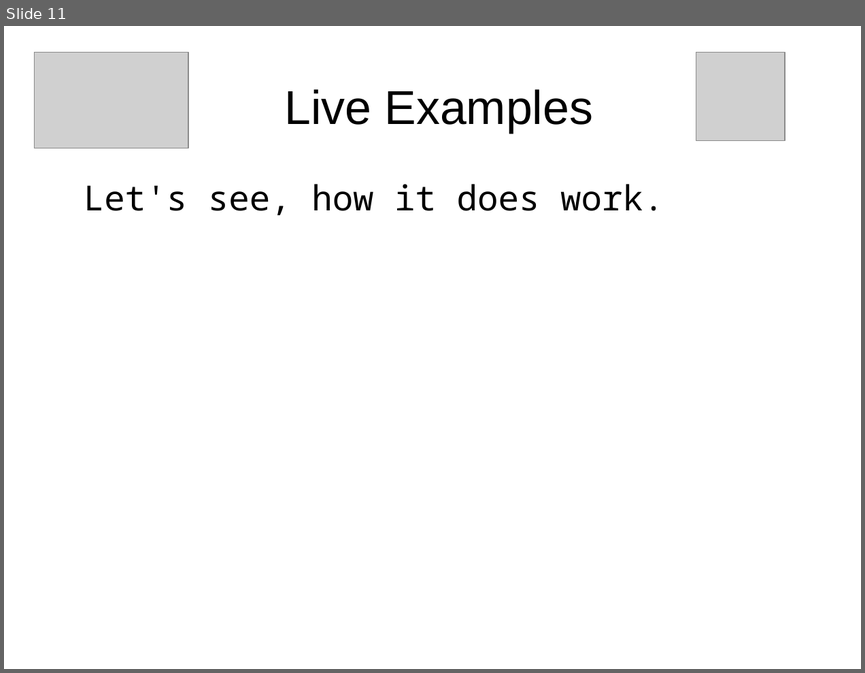
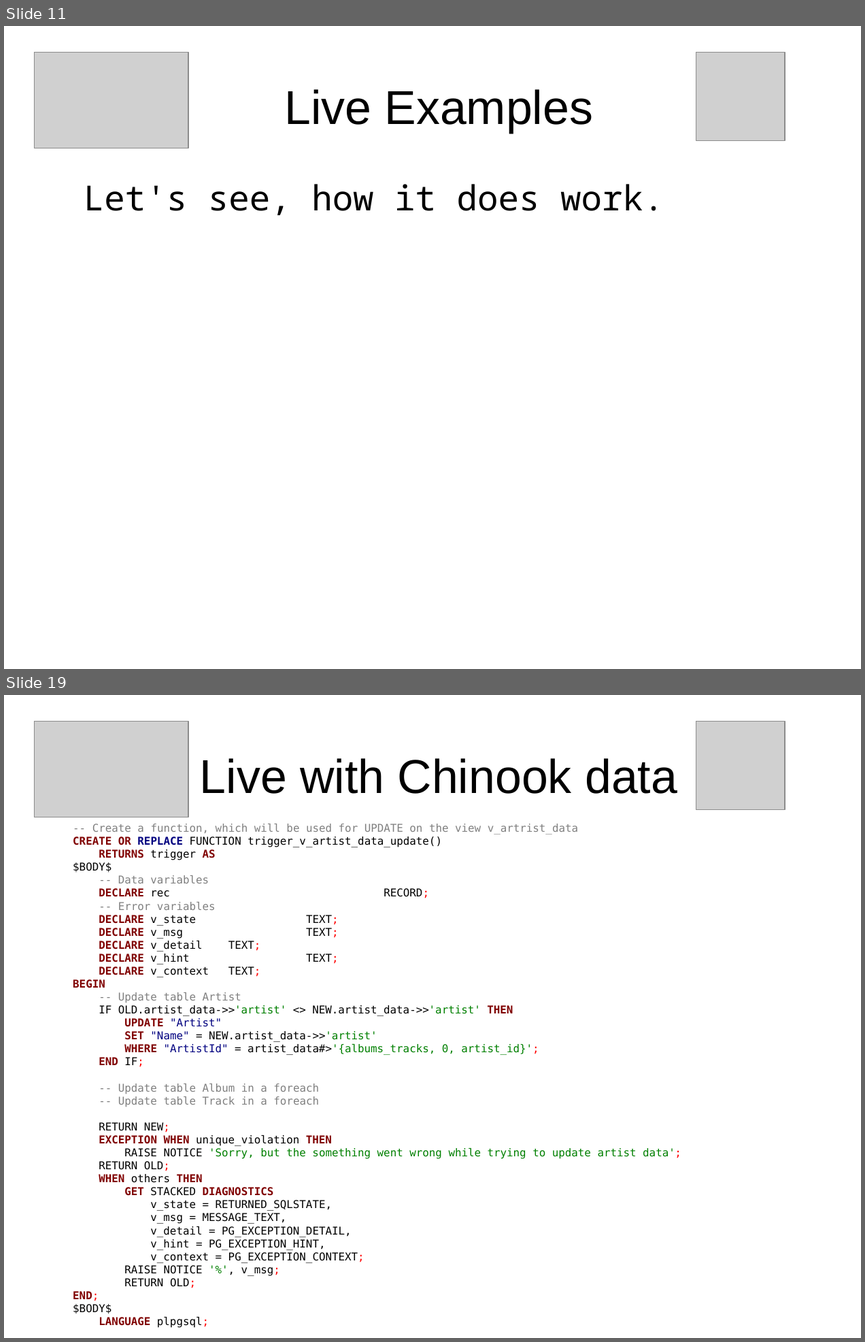
Before and after one commit to sjstoelting/talks, a slide deck: no-sql-as-not-only-sql/NoSQL-as-Not-Only-SQL.odp. Shown one above the other, each under a label of ours: slide 11 before the commit, slides 11 and 19 after it; the slides between them are not shown. The pictures are 865x673 and 865x1342 pixels, drawn with LibreOffice and Linux fonts; fonts in the diff are those of the drawing; grey boxes stand for pictures. Boxes give left, top, right and bottom in pixels: in the first picture for what was removed or moved away, otherwise in the second. Text is boxed around its words. In the diff, an @@ line names an element or a change of style, - is before the commit and + after.

```diff
--- a/no-sql-as-not-only-sql/NoSQL-as-Not-Only-SQL.odp
+++ b/no-sql-as-not-only-sql/NoSQL-as-Not-Only-SQL.odp
@@ slide 19 added at (x1=4, y1=695, x2=861, y2=1338), background #FFFFFF @@
@@ picture added at (x1=35, y1=721, x2=188, y2=817) @@
@@ picture added at (x1=696, y1=721, x2=785, y2=809) @@
@@ title added at (x1=200, y1=758, x2=677, y2=794), 44 pt, text #000000 @@
+Live with Chinook data
@@ text added at (x1=73, y1=824, x2=681, y2=1327), 10 pt, text #000000 @@
+-- Create a function, which will be used for UPDATE on the view v_artrist_data
+CREATE OR REPLACE FUNCTION trigger_v_artist_data_update()
+RETURNS trigger AS
+$BODY$
+-- Data variables
+DECLARE rec RECORD;
+-- Error variables
+DECLARE v_state TEXT;
+DECLARE v_msg TEXT;
+DECLARE v_detail TEXT;
+DECLARE v_hint TEXT;
+DECLARE v_context TEXT;
+BEGIN
+-- Update table Artist
+IF OLD.artist_data->>'artist' <> NEW.artist_data->>'artist' THEN
+UPDATE "Artist"
+SET "Name" = NEW.artist_data->>'artist'
+WHERE "ArtistId" = artist_data#>'{albums_tracks, 0, artist_id}';
+END IF;
+-- Update table Album in a foreach
+-- Update table Track in a foreach
+RETURN NEW;
+EXCEPTION WHEN unique_violation THEN
+RAISE NOTICE 'Sorry, but the something went wrong while trying to update artist data';
+RETURN OLD;
+WHEN others THEN
+GET STACKED DIAGNOSTICS
+v_state = RETURNED_SQLSTATE,
+v_msg = MESSAGE_TEXT,
+v_detail = PG_EXCEPTION_DETAIL,
+v_hint = PG_EXCEPTION_HINT,
+v_context = PG_EXCEPTION_CONTEXT;
+RAISE NOTICE '%', v_msg;
+RETURN OLD;
+END;
+$BODY$
+LANGUAGE plpgsql;
```
Also in this commit, not shown: 17 other slides added, 1 other file.
